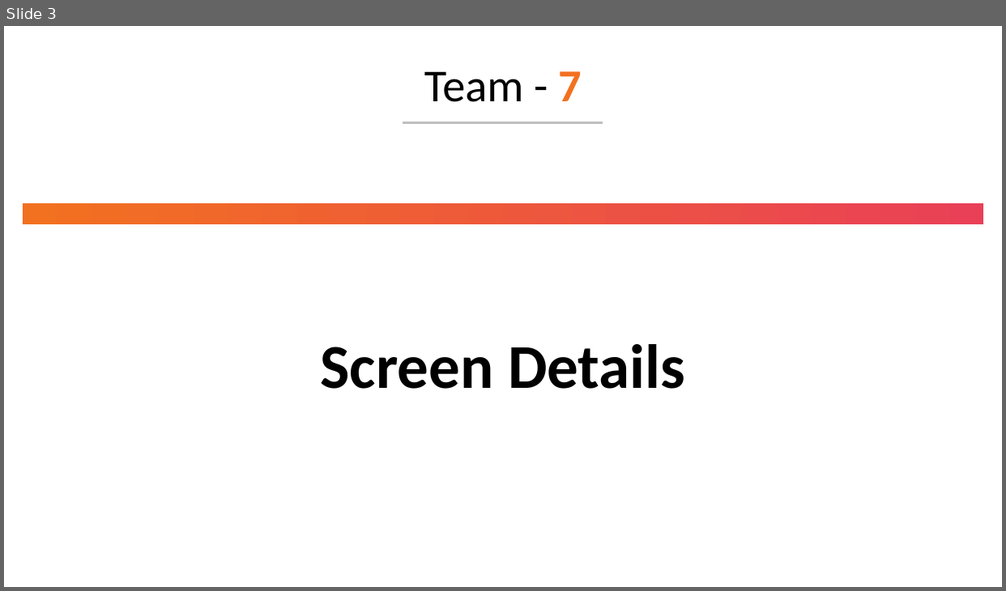
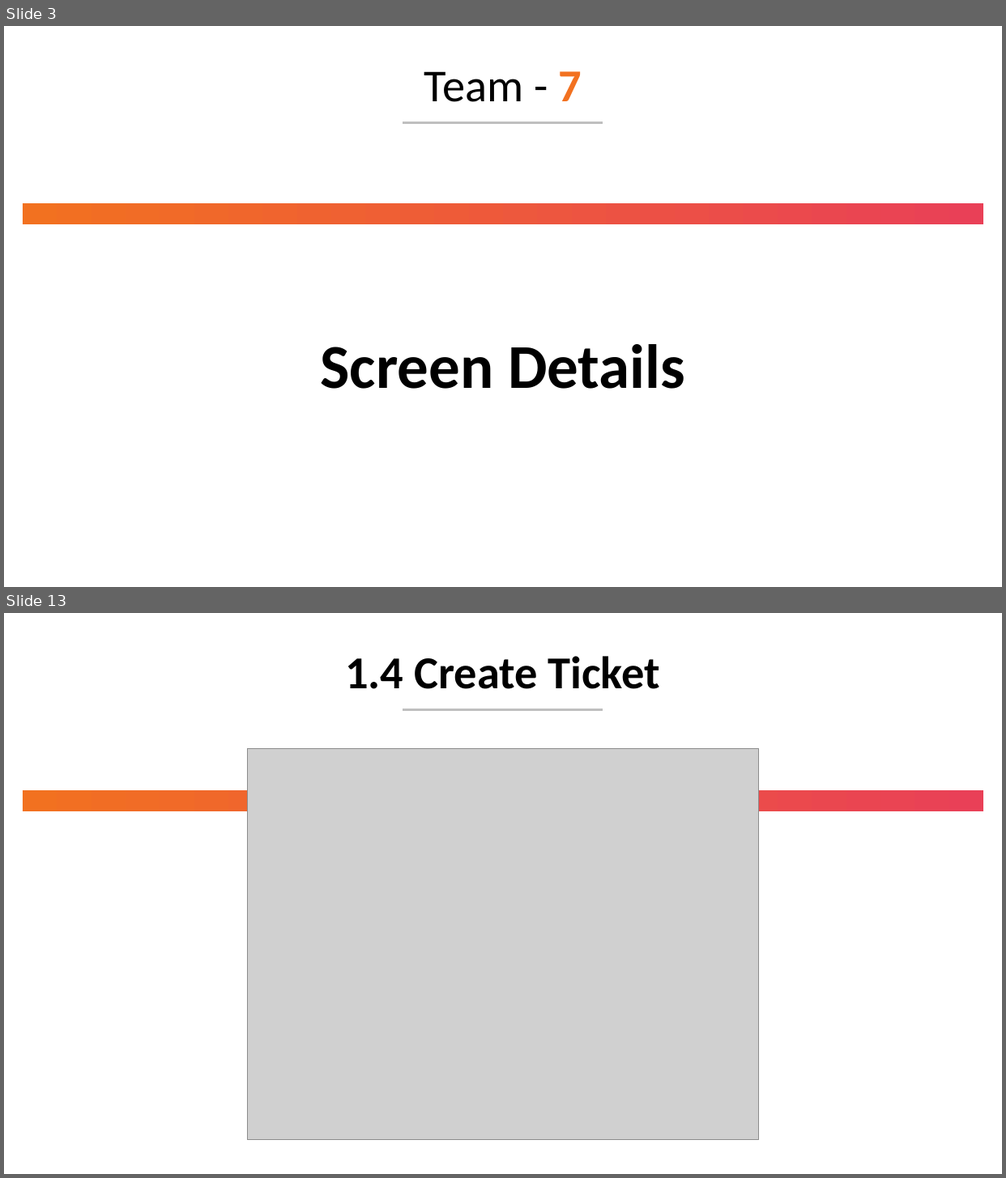
Before and after one commit to StarGaze870/ServiceChargeApp, a slide deck: docs/Team 7 - High Level Design.pptx. Shown one above the other, each under a label of ours: slide 3 before the commit, slides 3 and 13 after it; the slides between them are not shown. The pictures are 1006x591 and 1006x1178 pixels, drawn with LibreOffice and Linux fonts; fonts in the diff are those of the drawing; grey boxes stand for pictures. Boxes give left, top, right and bottom in pixels: in the first picture for what was removed or moved away, otherwise in the second. Text is boxed around its words. In the diff, an @@ line names an element or a change of style, - is before the commit and + after.

```diff
--- a/docs/Team 7 - High Level Design.pptx
+++ b/docs/Team 7 - High Level Design.pptx
@@ slide 13 added at box(4, 613, 1002, 1174), background #FFFFFF; not listed: 2 template elements that a slide beside it also shows @@
@@ text added at box(345, 656, 660, 689), 44 pt, text #000000, bold @@
+1.4 Create Ticket
@@ picture added at box(247, 748, 759, 1140) @@
```
Also in this commit, not shown: 9 slides changed, 11 other slides added, 4 slides removed.
